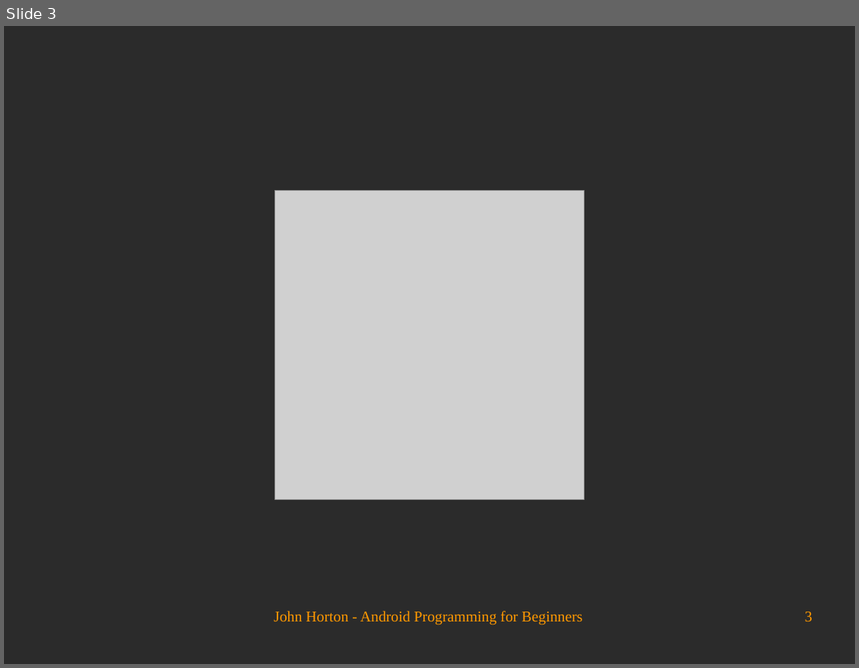
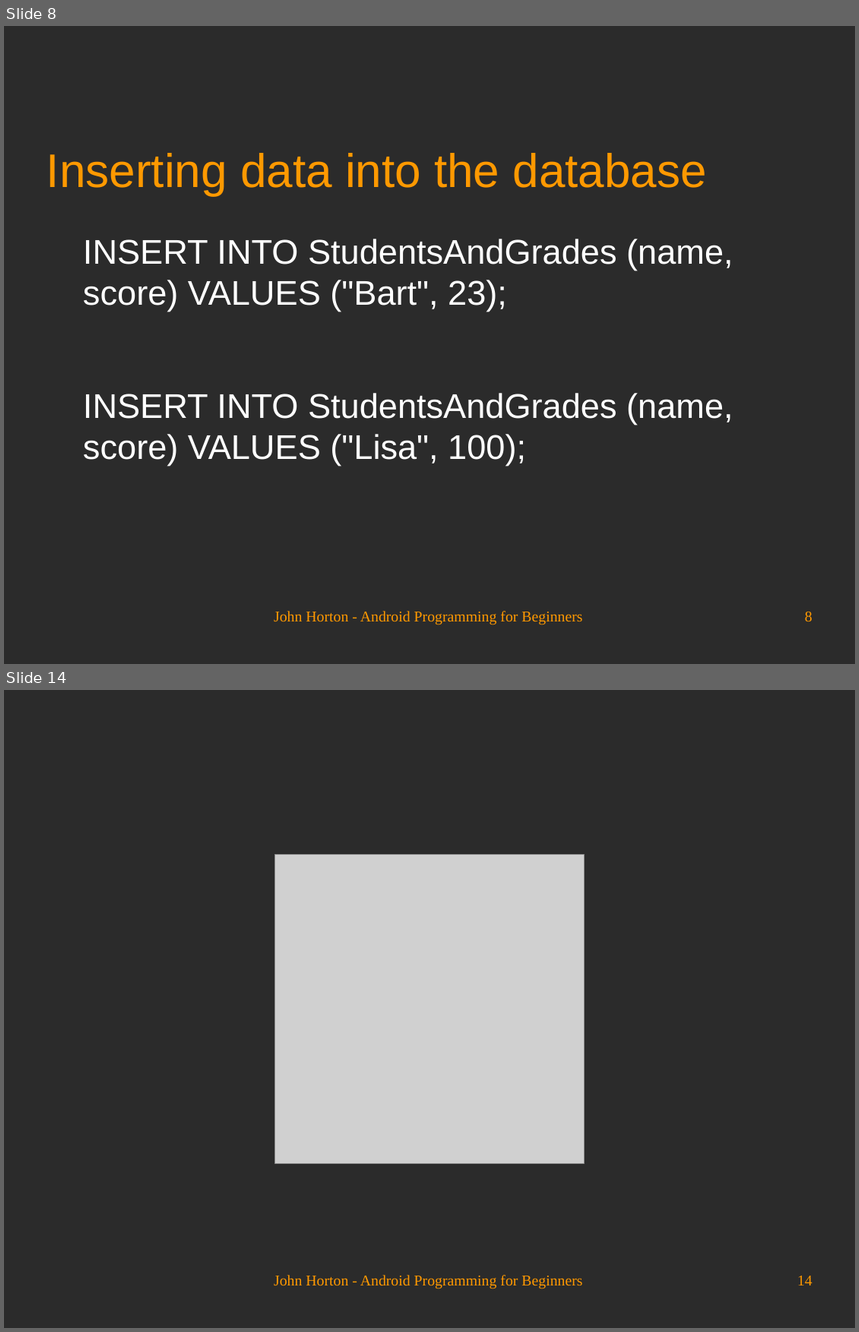
Before and after one commit to Academy-Soft-Intellect/Android-Programming-for-Beginners, a slide deck: 23_Using_SQLite_Databases_in_Our_Apps.odp. Shown one above the other, each under a label of ours: slide 3 before the commit, slides 8 and 14 after it; the slides between them are not shown. The pictures are 859x668 and 859x1332 pixels, drawn with LibreOffice and Linux fonts; fonts in the diff are those of the drawing; grey boxes stand for pictures; background and template pictures are left out; a plain dark background stands for a picture behind light text. Boxes give left, top, right and bottom in pixels: in the first picture for what was removed or moved away, otherwise in the second. Text is boxed around its words. In the diff, an @@ line names an element or a change of style, - is before the commit and + after.

```diff
--- a/23_Using_SQLite_Databases_in_Our_Apps.odp
+++ b/23_Using_SQLite_Databases_in_Our_Apps.odp
@@ slide 8 added at box(4, 26, 855, 664), background picture (left out) @@
@@ title added at box(47, 153, 707, 195), 44 pt, text #FF9900 @@
+Inserting data into the database
@@ text added at box(83, 239, 733, 466), 32 pt, text #FFFFFF @@
+INSERT INTO StudentsAndGrades (name, score) VALUES ("Bart", 23);
+INSERT INTO StudentsAndGrades (name, score) VALUES ("Lisa", 100);
@@ text added at box(274, 611, 582, 626), 14 pt, text #FF9900 @@
+John Horton - Android Programming for Beginners
@@ page number added at box(805, 612, 813, 622), 14 pt, text #FF9900 @@
+8
@@ what was slide 3 is now slide 14 @@
@@ page number at box(797, 1276, 813, 1286): text changed @@
-3
+14
```
Also in this commit, not shown: 2 slides changed, 10 other slides added.
